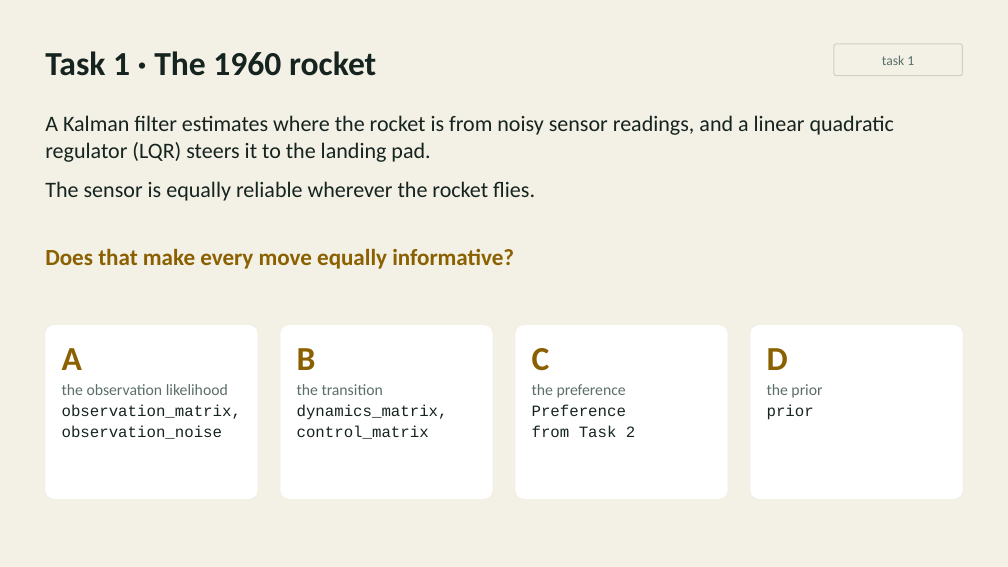
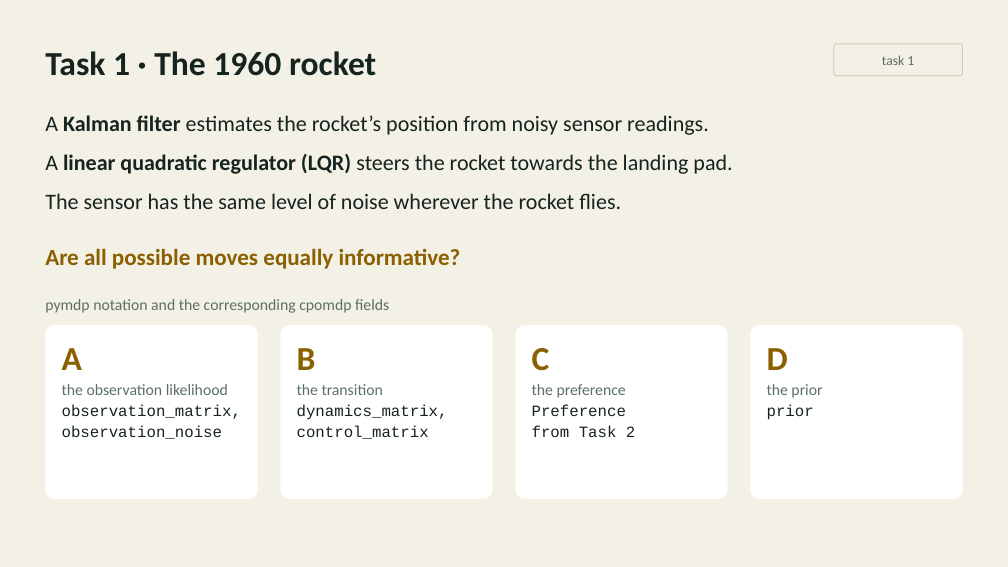
Before and after one commit to inferogenesis/cpomdp-workshop, a slide deck: slide 8 of deck/cpomdp_symposium_2026.pptx. Drawn at 1008x567 pixels with LibreOffice and Linux fonts; fonts in the diff are those of the drawing. Boxes give left, top, right and bottom in pixels: in the first picture for what was removed or moved away, otherwise in the second. Text is boxed around its words. In the diff, an @@ line names an element or a change of style, - is before the commit and + after.

```diff
--- a/deck/cpomdp_symposium_2026.pptx
+++ b/deck/cpomdp_symposium_2026.pptx
@@ text at [45, 115, 732, 209]: text changed @@
-A Kalman filter estimates where the rocket is from noisy sensor readings, and a linear quadratic regulator (LQR) steers it to the landing pad.
-The sensor is equally reliable wherever the rocket flies.
+A Kalman filter estimates the rocket’s position from noisy sensor readings.
+A linear quadratic regulator (LQR) steers the rocket towards the landing pad.
+The sensor has the same level of noise wherever the rocket flies.
@@ text at [45, 248, 461, 269]: text changed @@
-Does that make every move equally informative?
+Are all possible moves equally informative?
@@ text added at [45, 299, 389, 313], 15 pt, text #5B6F68 @@
+pymdp notation and the corresponding cpomdp fields
```
Also in this commit, not shown: 2 other slides changed, 2 slides added, 2 slides removed, 3 other files.
